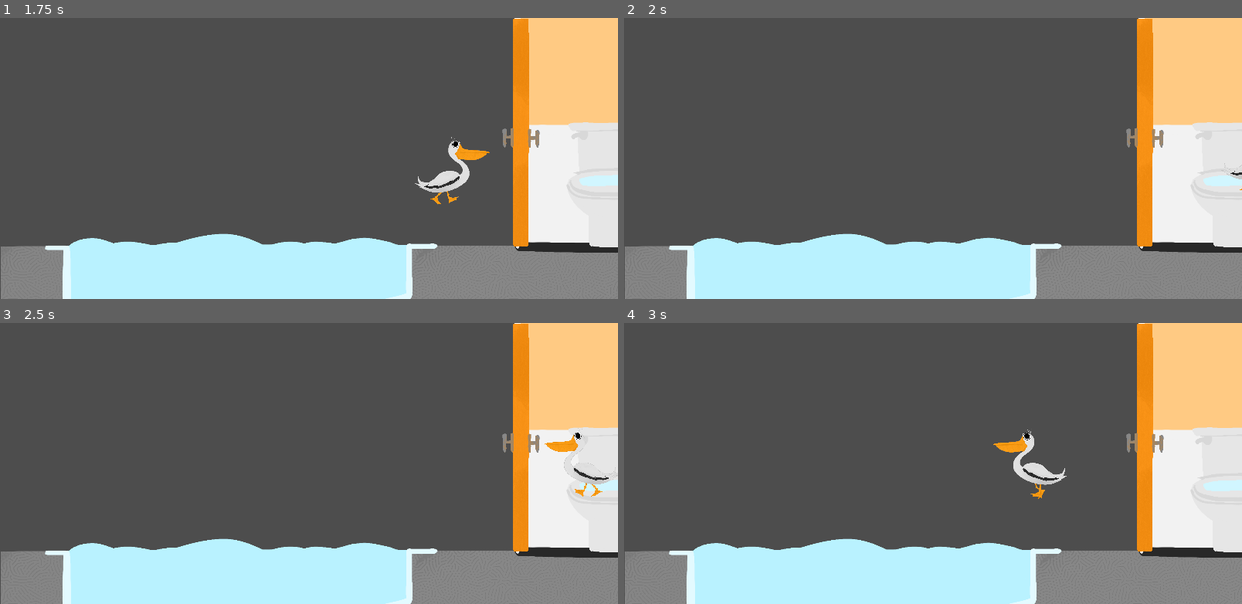
Above: before the commit, frames 1-4 (two rows, left to right).
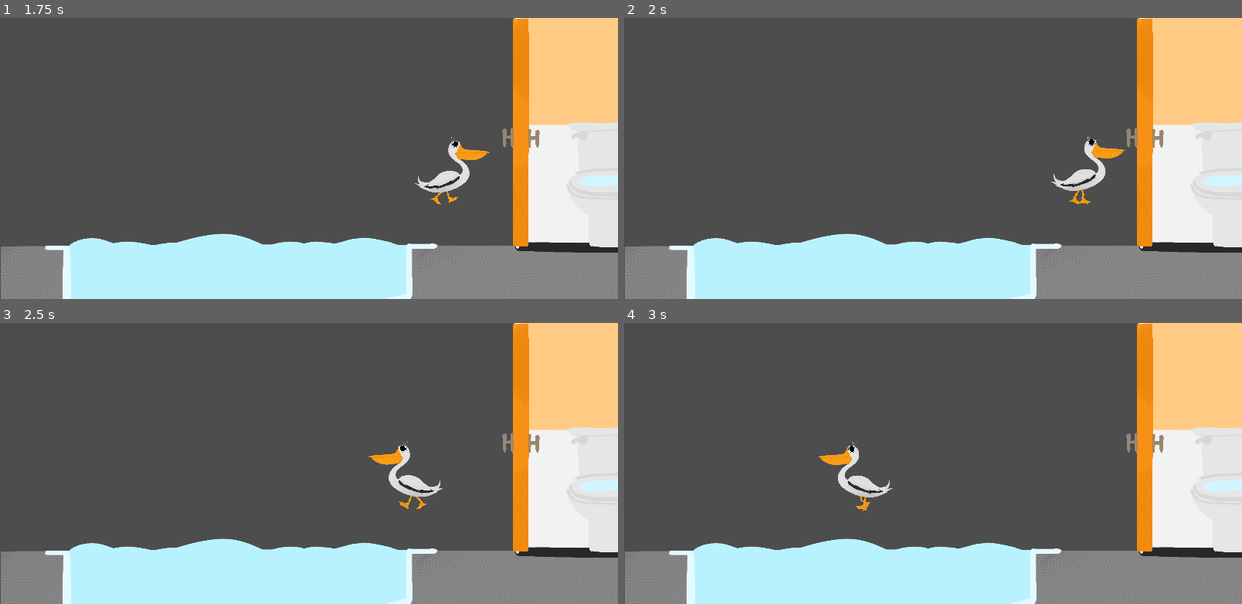
Above: after the commit, the same moments.

Repository: CISC204-S25/final-project-team-6
Game: Godot game, scene res://bathroom/bathroom.tscn
Two runs of this game, one before a commit and one after it. Both use one fixed random seed, a clock stepped at 60 frames per second and the inputs below. This scene is started directly instead of the project's main scene.
Inputs:
- Up to frame 1 (1.75 s): tap Enter at 0.5 s; hold D (BirdRight) from 0.53 s (still down); tap E (BirdPickup) at 0.6 s; tap W (BirdUp) at 0.77, 1.52 s; tap Shift (Puffing) at 1.35 s
- Up to frame 2 (2 s): keep holding D (BirdRight)
- Up to frame 3 (2.5 s): release D (BirdRight) at 2.03 s; hold A (BirdLeft) from 2.03 s (still down); tap Space (Space) at 2.1 s
- Up to frame 4 (3 s): release A (BirdLeft) at 2.78 s; hold D (BirdRight) from 2.78 s (still down); tap E (BirdPickup) at 2.85 s

Frame 1 is identical in both runs. In frame 2, 0.8% of the frame differs, in the area x 69-100%, y 42-67%; in frame 3, 1.2%; in frame 4, 1.5%, in the area x 31-72%, y 37-68%.

Commit message:
Fixed collisions

Diff:
--- a/final-project/bathroom/bathroom.tscn
+++ b/final-project/bathroom/bathroom.tscn
@@ -243,7 +243,9 @@
 scale = Vector2(0.309091, 0.344103)
 texture = ExtResource("5_muf0u")
 
-[node name="CollisionShape2D" type="CollisionShape2D" parent="Doors/ClosedDoor"]
+[node name="StaticBody2D" type="StaticBody2D" parent="Doors/ClosedDoor"]
+
+[node name="CollisionShape2D" type="CollisionShape2D" parent="Doors/ClosedDoor/StaticBody2D"]
 position = Vector2(-8.08813, 2.90607)
 scale = Vector2(3.23529, 2.9061)
 shape = SubResource("RectangleShape2D_2jofu")
--- a/final-project/level.tscn
+++ b/final-project/level.tscn
@@ -250,8 +250,9 @@
 scale = Vector2(0.275282, 0.415205)
 texture = ExtResource("8_u2wv6")
 
-[node name="CollisionShape2D" type="CollisionShape2D" parent="Stick/Sprite2D"]
-position = Vector2(-5.44922, 44.5565)
+[node name="CollisionShape2D" type="CollisionShape2D" parent="Stick"]
+position = Vector2(2574.5, 424.5)
+scale = Vector2(0.275282, 0.415205)
 shape = SubResource("RectangleShape2D_c15ur")
 
 [connection signal="body_entered" from="Ocean/swimming" to="." method="_on_swimming_body_entered"]
--- a/final-project/party_room/party_room.tscn
+++ b/final-project/party_room/party_room.tscn
@@ -15,29 +15,29 @@
 [sub_resource type="RectangleShape2D" id="RectangleShape2D_72p7c"]
 size = Vector2(562.325, 52.5117)
 
+[sub_resource type="RectangleShape2D" id="RectangleShape2D_tvjjh"]
+size = Vector2(52.1823, 455.442)
+
+[sub_resource type="RectangleShape2D" id="RectangleShape2D_rng40"]
+size = Vector2(568.335, 43.6469)
+
+[sub_resource type="RectangleShape2D" id="RectangleShape2D_wtjmw"]
+size = Vector2(73.9146, 782.008)
+
+[sub_resource type="RectangleShape2D" id="RectangleShape2D_61x2s"]
+size = Vector2(5415.19, 49.8304)
+
+[sub_resource type="RectangleShape2D" id="RectangleShape2D_ohsbm"]
+size = Vector2(1081.99, 42.874)
+
+[sub_resource type="RectangleShape2D" id="RectangleShape2D_tq77g"]
+size = Vector2(781.088, 38.5988)
+
+[sub_resource type="RectangleShape2D" id="RectangleShape2D_6ihhr"]
+size = Vector2(1785.96, 47.1252)
+
 [sub_resource type="RectangleShape2D" id="RectangleShape2D_a0f1p"]
 size = Vector2(46.2684, 388.975)
-
-[sub_resource type="RectangleShape2D" id="RectangleShape2D_6ihhr"]
-size = Vector2(1785.96, 47.1252)
-
-[sub_resource type="RectangleShape2D" id="RectangleShape2D_tq77g"]
-size = Vector2(781.088, 38.5988)
-
-[sub_resource type="RectangleShape2D" id="RectangleShape2D_ohsbm"]
-size = Vector2(1081.99, 42.874)
-
-[sub_resource type="RectangleShape2D" id="RectangleShape2D_61x2s"]
-size = Vector2(5415.19, 49.8304)
-
-[sub_resource type="RectangleShape2D" id="RectangleShape2D_wtjmw"]
-size = Vector2(73.9146, 782.008)
-
-[sub_resource type="RectangleShape2D" id="RectangleShape2D_rng40"]
-size = Vector2(568.335, 43.6469)
-
-[sub_resource type="RectangleShape2D" id="RectangleShape2D_tvjjh"]
-size = Vector2(52.1823, 455.442)
 
 [sub_resource type="RectangleShape2D" id="RectangleShape2D_grunc"]
 size = Vector2(203.5, 138.5)
@@ -78,10 +78,11 @@
 scale = Vector2(0.625346, 0.652878)
 texture = ExtResource("3_in1j7")
 
-[node name="Area2D" type="Area2D" parent="background2"]
-
-[node name="lampInPunch" type="CollisionShape2D" parent="background2/Area2D"]
+[node name="StaticBody2D" type="StaticBody2D" parent="background2"]
+
+[node name="lampInPunch" type="CollisionShape2D" parent="background2/StaticBody2D"]
 position = Vector2(-304.034, 93.1177)
+scale = Vector2(1, 1)
 shape = SubResource("RectangleShape2D_po72i")
 
 [node name="walls" type="StaticBody2D" parent="."]
@@ -91,55 +92,75 @@
 scale = Vector2(0.623963, 0.646882)
 shape = SubResource("RectangleShape2D_8w3r0")
 
-[node name="CollisionShape2D2" type="CollisionShape2D" parent="walls"]
+[node name="StaticBody2D" type="StaticBody2D" parent="walls"]
+
+[node name="CollisionShape2D2" type="CollisionShape2D" parent="walls/StaticBody2D"]
 position = Vector2(164.5, 354.5)
 scale = Vector2(0.623963, 0.646882)
 shape = SubResource("RectangleShape2D_72p7c")
 
-[node name="CollisionShape2D3" type="CollisionShape2D" parent="walls"]
+[node name="StaticBody2D2" type="StaticBody2D" parent="walls"]
+
+[node name="CollisionShape2D11" type="CollisionShape2D" parent="walls/StaticBody2D2"]
+position = Vector2(3577.72, 211.309)
+scale = Vector2(0.623963, 0.646882)
+shape = SubResource("RectangleShape2D_tvjjh")
+
+[node name="StaticBody2D3" type="StaticBody2D" parent="walls"]
+
+[node name="CollisionShape2D10" type="CollisionShape2D" parent="walls/StaticBody2D3"]
+position = Vector2(3401.69, 349.883)
+scale = Vector2(0.623963, 0.646882)
+shape = SubResource("RectangleShape2D_rng40")
+
+[node name="StaticBody2D4" type="StaticBody2D" parent="walls"]
+
+[node name="CollisionShape2D9" type="CollisionShape2D" parent="walls/StaticBody2D4"]
+position = Vector2(3247, 622)
+scale = Vector2(0.623963, 0.646882)
+shape = SubResource("RectangleShape2D_wtjmw")
+
+[node name="StaticBody2D5" type="StaticBody2D" parent="walls"]
+
+[node name="CollisionShape2D8" type="CollisionShape2D" parent="walls/StaticBody2D5"]
+position = Vector2(313, 631.066)
+scale = Vector2(0.623963, 0.646882)
+shape = SubResource("RectangleShape2D_wtjmw")
+
+[node name="StaticBody2D6" type="StaticBody2D" parent="walls"]
+
+[node name="CollisionShape2D7" type="CollisionShape2D" parent="walls/StaticBody2D6"]
+position = Vector2(1674.56, 72.1172)
+scale = Vector2(0.623963, 0.646882)
+shape = SubResource("RectangleShape2D_61x2s")
+
+[node name="StaticBody2D7" type="StaticBody2D" parent="walls"]
+
+[node name="CollisionShape2D6" type="CollisionShape2D" parent="walls/StaticBody2D7"]
+position = Vector2(2886.44, 385.133)
+scale = Vector2(0.623963, 0.646882)
+shape = SubResource("RectangleShape2D_ohsbm")
+
+[node name="StaticBody2D8" type="StaticBody2D" parent="walls"]
+
+[node name="CollisionShape2D5" type="CollisionShape2D" parent="walls/StaticBody2D8"]
+position = Vector2(1952.82, 382.5)
+scale = Vector2(0.623963, 0.646882)
+shape = SubResource("RectangleShape2D_tq77g")
+
+[node name="StaticBody2D9" type="StaticBody2D" parent="walls"]
+
+[node name="CollisionShape2D4" type="CollisionShape2D" parent="walls/StaticBody2D9"]
+position = Vector2(897.315, 385.258)
+scale = Vector2(0.623963, 0.646882)
+shape = SubResource("RectangleShape2D_6ihhr")
+
+[node name="StaticBody2D10" type="StaticBody2D" parent="walls"]
+
+[node name="CollisionShape2D3" type="CollisionShape2D" parent="walls/StaticBody2D10"]
 position = Vector2(-17.5, 211.5)
 scale = Vector2(0.623963, 0.646882)
 shape = SubResource("RectangleShape2D_a0f1p")
-
-[node name="CollisionShape2D4" type="CollisionShape2D" parent="walls"]
-position = Vector2(897.315, 385.258)
-scale = Vector2(0.623963, 0.646882)
-shape = SubResource("RectangleShape2D_6ihhr")
-
-[node name="CollisionShape2D5" type="CollisionShape2D" parent="walls"]
-position = Vector2(1952.82, 382.5)
-scale = Vector2(0.623963, 0.646882)
-shape = SubResource("RectangleShape2D_tq77g")
-
-[node name="CollisionShape2D6" type="CollisionShape2D" parent="walls"]
-position = Vector2(2886.44, 385.133)
-scale = Vector2(0.623963, 0.646882)
-shape = SubResource("RectangleShape2D_ohsbm")
-
-[node name="CollisionShape2D7" type="CollisionShape2D" parent="walls"]
-position = Vector2(1674.56, 72.1172)
-scale = Vector2(0.623963, 0.646882)
-shape = SubResource("RectangleShape2D_61x2s")
-
-[node name="CollisionShape2D8" type="CollisionShape2D" parent="walls"]
-position = Vector2(313, 631.066)
-scale = Vector2(0.623963, 0.646882)
-shape = SubResource("RectangleShape2D_wtjmw")
-
-[node name="CollisionShape2D9" type="CollisionShape2D" parent="walls"]
-position = Vector2(3247, 622)
-scale = Vector2(0.623963, 0.646882)
-shape = SubResource("RectangleShape2D_wtjmw")
-
-[node name="CollisionShape2D10" type="CollisionShape2D" parent="walls"]
-position = Vector2(3401.69, 349.883)
-scale = Vector2(0.623963, 0.646882)
-shape = SubResource("RectangleShape2D_rng40")
-
-[node name="CollisionShape2D11" type="CollisionShape2D" parent="walls"]
-position = Vector2(3577.72, 211.309)
-scale = Vector2(0.623963, 0.646882)
-shape = SubResource("RectangleShape2D_tvjjh")
 
 [node name="PunchBowlArea" type="Area2D" parent="."]
 
